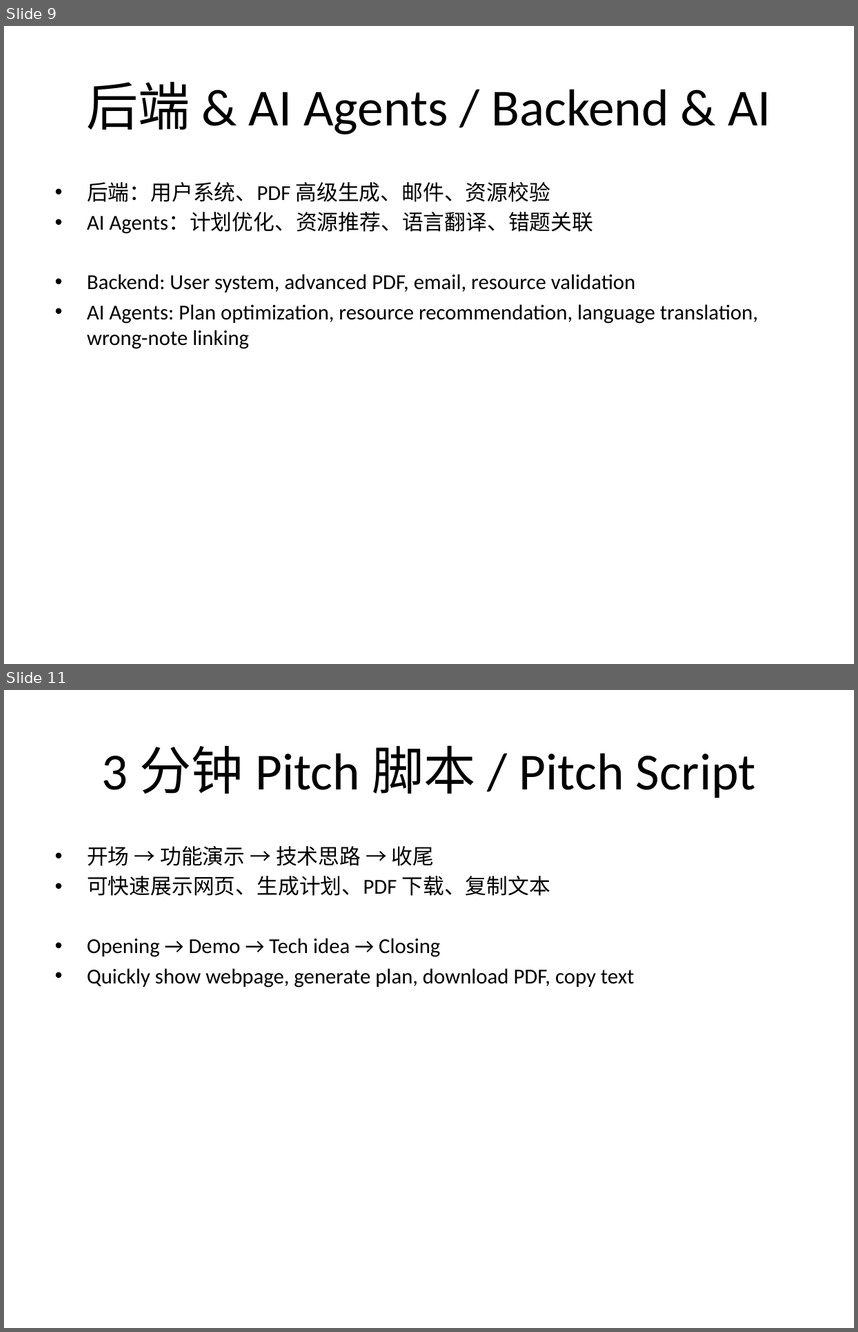
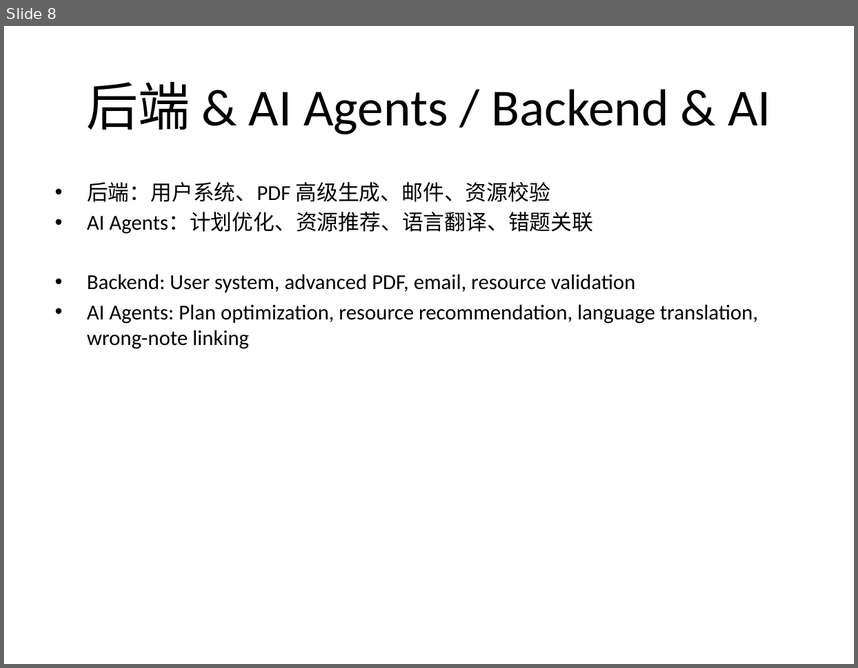
Before and after one commit to Group-B-gogogo/Kernel-ridge-regression, a slide deck: AI application/Final_Exam_Study_Plan_Tool.pptx. Shown one above the other, each under a label of ours: slides 9 and 11 before the commit, slide 8 after it; the slides between them are not shown. The pictures are 858x1332 and 858x668 pixels, drawn with LibreOffice and Linux fonts; fonts in the diff are those of the drawing. Boxes give left, top, right and bottom in pixels: in the first picture for what was removed or moved away, otherwise in the second. Text is boxed around its words. In the diff, an @@ line names an element or a change of style, - is before the commit and + after.

```diff
--- a/AI application/Final_Exam_Study_Plan_Tool.pptx
+++ b/AI application/Final_Exam_Study_Plan_Tool.pptx
@@ slide 11 removed at [4, 690, 854, 1328], background #FFFFFF @@
@@ title removed at [101, 746, 756, 798] @@
-3 分钟 Pitch 脚本 / Pitch Script
@@ text removed at [87, 846, 635, 987] @@
-• 开场 → 功能演示 → 技术思路 → 收尾
-• 可快速展示网页、生成计划、PDF 下载、复制文本
-• Opening → Demo → Tech idea → Closing
-• Quickly show webpage, generate plan, download PDF, copy text
@@ what was slide 9 is now slide 8 @@
```
Also in this commit, not shown: 1 slide changed, 1 slide added, 2 other slides removed.
